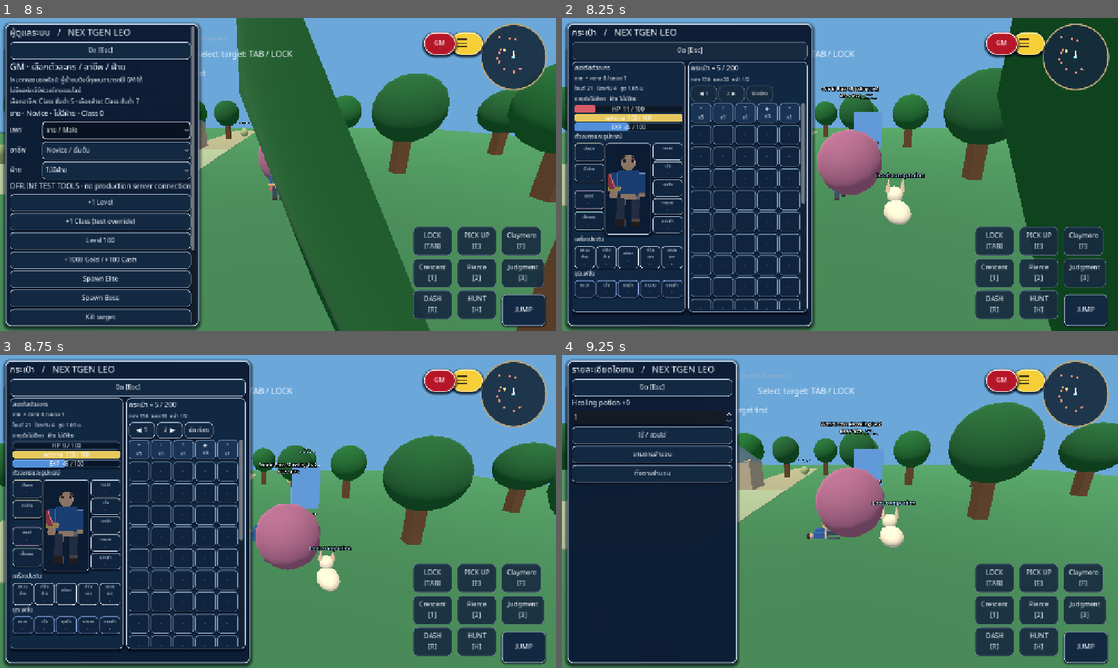
Above: before the commit, frames 1-4 (two rows, left to right).
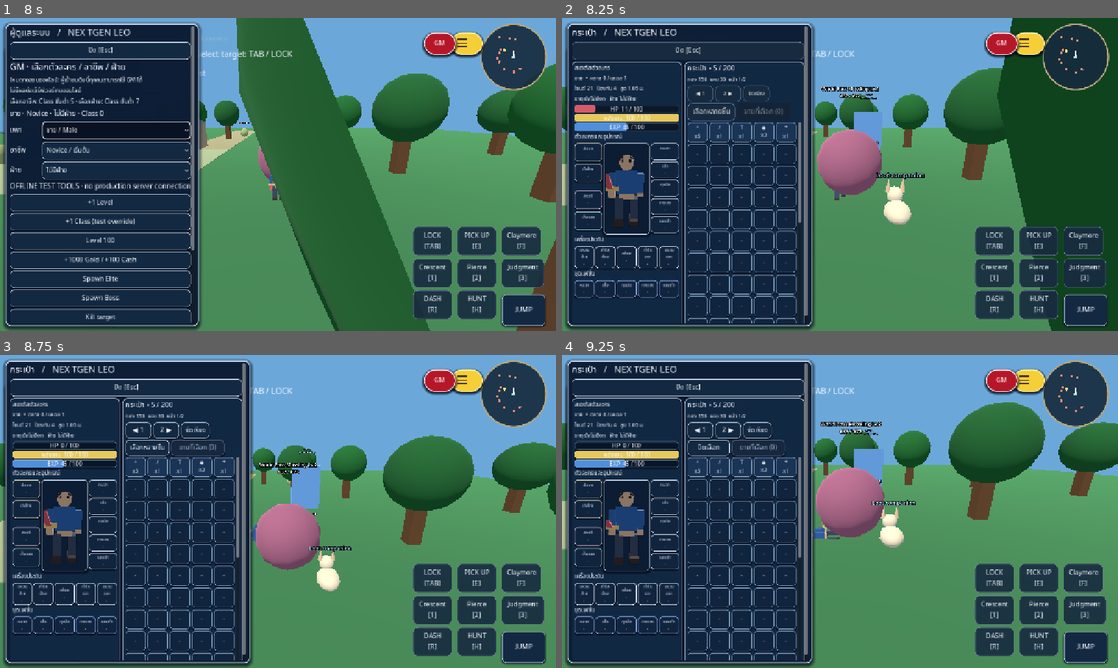
Above: after the commit, the same moments.

Repository: redfullmoon209-debug/NexTgenLeo
Game: Godot game, scene res://scenes/main.tscn
The game is run twice, just before and just after one commit, with the same random seed, the same clock (stepped at 60 frames per second) and the same inputs.
Inputs (mouse positions are in pixels of both pictures, inside the frame that each line leads up to):
- Up to frame 1 (8 s): click "GM" at 0.5 s; click "JUMP" at 1.25 s; tap Enter at 2 s; move the mouse to (400, 158) at 2.02 s; hold D 2.03-2.75 s; tap Tab at 2.1 s; click (400, 158) at 2.17 s; tap Space at 2.27, 5.27 s; drag from (166, 190) to (250, 237) at 2.77 s; move the mouse to (333, 105) at 3.52 s; hold D 3.53-4.25 s; tap 1 at 3.6 s; drag from (250, 237) to (111, 127) at 4.27 s; move the mouse to (444, 221) at 5.02 s; hold A 5.03-5.75 s; tap 3 at 5.1 s; drag from (111, 127) to (194, 96) at 5.77 s; move the mouse to (305, 174) at 6.52 s; hold S 6.53-7.25 s; tap H at 6.6 s; click (305, 174) at 6.67 s; drag from (194, 96) to (166, 190) at 7.27 s
- Up to frame 2 (8.25 s): move the mouse to (962, 158) at 8.02 s; hold W from 8.03 s (still down); tap B at 8.1 s
- Up to frame 3 (8.75 s): keep holding W; tap Space at 8.27 s
- Up to frame 4 (9.25 s): release W at 8.75 s; click (706, 448) at 8.75 s, where only the run after the commit has a clickable "เลือกหลายชิ้น"

Frame 1 is identical in both runs. In frame 2, 9.3% of the frame differs, in the area x 1-45%, y 2-98%; in frame 3, 9.5%; in frame 4, 22%, in the area x 1-46%, y 1-100%.

Commit message:
Add multi-select bag selling with confirmation and persistent auto-hunt preferences

Diff:
--- a/scripts/gameplay.gd
+++ b/scripts/gameplay.gd
@@ -38,6 +38,8 @@
 var gm_authorized := false
 var active_panel := ""
 var bag_page := 0
+var bag_bulk_mode := false
+var bag_bulk_selection: Dictionary = {}
 var bag_character_panel: PanelContainer
 var bag_inventory_panel: PanelContainer
 var bag_equipment_buttons: Array[Button] = []
@@ -73,6 +75,7 @@
 	_build_ui()
 	_build_avatar()
 	_build_zone()
+	_load_hunt_preferences()
 	GameState.appearance_changed.connect(_build_avatar)
 	GameState.progression_changed.connect(_build_avatar)
 	var saved: Array = GameState.location
@@ -987,13 +990,38 @@
 		auto_attack = false
 		auto_hunt = false
 
+func _load_hunt_preferences() -> void:
+	var saved: Variant = GameState.settings.get("auto_hunt_skills", [true, true, true])
+	if saved is Array and saved.size() == 3:
+		for i in range(3):
+			hunt_skills[i] = bool(saved[i])
+	hunt_radius = clampf(float(GameState.settings.get("auto_hunt_radius", 18.0)), 8.0, 40.0)
+
+func _save_hunt_preferences() -> void:
+	if network.active or network.connecting:
+		return
+	GameState.settings["auto_hunt_skills"] = hunt_skills.duplicate()
+	GameState.settings["auto_hunt_radius"] = hunt_radius
+	_save()
+
+func _select_hunt_skill(index: int, enabled: bool) -> void:
+	if index < 0 or index >= hunt_skills.size():
+		return
+	hunt_skills[index] = enabled
+	_save_hunt_preferences()
+
+func _select_hunt_radius(radius: float) -> void:
+	hunt_radius = clampf(radius, 8.0, 40.0)
+	_save_hunt_preferences()
+	_tell("บันทึกระยะล่าอัตโนมัติ %d เมตร" % int(hunt_radius))
+
 func _close_panel() -> void:
 	_close_player_dropdown()
 	panel.hide()
 	active_panel = ""
 
 func _thai_panel_name(name: String) -> String:
-	var names := {"Bag":"กระเป๋า", "Shop":"ร้านค้า", "Cash": …(293 unchanged characters)…
+	var names := {"BulkSellConfirm":"ยืนยันขายหลายชิ้น", "Bag":"กระเป๋า", "Shop":"ร้านค้า", "Cash": …(293 unchanged characters)…
 	return str(names.get(name, name))
 
 func _show_panel(name: String) -> void:
@@ -1023,6 +1051,7 @@
 		return
 	match name:
 		"Bag": _bag()
+		"BulkSellConfirm": _bag_bulk_confirm()
 		"Shop", "Cash": _shop(name == "Cash")
 		"Status": _status()
 		"Quest":
@@ -1048,10 +1077,10 @@
 				var check := CheckButton.new()
 				check.text = "Use " + str(GameState.skill_definition(i + 1).name)
 				check.button_pressed = hunt_skills[i]
-				check.toggled.connect(func(on): hunt_skills[index] = on)
+				check.toggled.connect(func(on): _select_hunt_skill(index, on))
 				menu.add_child(check)
 			for radius in [12.0, 20.0, 36.0]:
-				_button("Search radius %dm" % radius, func(): hunt_radius = radius, menu)
+				_button("ระยะค้นหา %d เมตร" % int(radius), func(): _select_hunt_radius(radius), menu)
 			_button("Start / stop Auto Hunt", func(): _action(7); _close_panel(), menu)
 		"Skills":
 			_skills_panel()
@@ -1166,6 +1195,8 @@
 
 func _bag() -> void:
 	bag_status_bars.clear()
+	if not bag_bulk_mode:
+		bag_bulk_selection.clear()
 	bag_equipment_buttons.clear()
 	bag_slot_regions.clear()
 	var wide := panel.size.x >= 550.0
@@ -1288,10 +1319,23 @@
 	inventory_column.add_child(actions)
 	var first_page := _button("◀ 1", func(): bag_page = 0; _close_panel(); _show_panel("Bag"), actions)
 	var second_page := _button("2 ▶", func(): bag_page = 1; _close_panel(); _show_panel("Bag"), actions)
-	var sort_button := _button("จัดเรียง", func(): GameState.inventory.sort_custom(func(a,b): return str(a.id) < str(b.id)); _close_panel(); _show_panel("Bag"), actions)
+	var sort_button := _button("จัดเรียง", func(): bag_bulk_selection.clear(); GameState.inventory.sort_custom(func(a,b): return str(a.id) < str(b.id)); _close_panel(); _show_panel("Bag"), actions)
 	for button in [first_page, second_page, sort_button]:
 		button.custom_minimum_size = Vector2(60, 32)
 		button.add_theme_font_size_override("font_size", 12)
+	# The selection row is separate to avoid crowding the five-column grid.
+	var bulk_actions := HBoxContainer.new()
+	bulk_actions.name = "BulkSellActions"
+	bulk_actions.add_theme_constant_override("separation", 4)
+	inventory_column.add_child(bulk_actions)
+	var toggle_bulk := _button("ปิดเลือก" if bag_bulk_mode else "เลือกหลายชิ้น", func(): _toggle_bulk_mode(), bulk_actions)
+	toggle_bulk.name = "BulkSelectionToggle"
+	toggle_bulk.custom_minimum_size = Vector2(98, 32)
+	var selected_count := bag_bulk_selection.size()
+	var bulk_sell := _button("ขายที่เลือก (%d)" % selected_count, func(): _bag_bulk_confirm_open(), bulk_actions)
+	bulk_sell.name = "BulkSaleButton"
+	bulk_sell.custom_minimum_size = Vector2(123, 32)
+	bulk_sell.disabled = not bag_bulk_mode or selected_count == 0
 	var inventory_scroll := ScrollContainer.new()
 	inventory_scroll.name = "BagSlotsScroll"
 	inventory_scroll.horizontal_scroll_mode = ScrollContainer.SCROLL_MODE_DISABLED
@@ -1313,7 +1357,15 @@
 			var item: Dictionary = GameState.balance.items.get(slot.id, {})
 			slot_text = "%s\nx%d" % [str(item.get("icon", "◆")), int(slot.count)]
 			item_tip = "%s ×%d" % [str(item.get("name", slot.id)), int(slot.count)]
-		var button := _button(slot_text, func(): _item_menu(index), bag_slot_grid)
+		if bag_bulk_mode and bag_bulk_selection.has(index):
+			slot_text = "✓ " + slot_text
+		var button := _button(slot_text, func():
+			if bag_bulk_mode:
+				_toggle_bulk_item(index)
+			else:
+				_item_menu(index)
+		, bag_slot_grid)
+		button.name = "InventorySlot%d" % index
 		button.custom_minimum_size = Vector2(47, 46)
 		button.tooltip_text = item_tip
 		button.add_theme_font_size_override("font_size", 12)
@@ -1321,6 +1373,57 @@
 		button.add_theme_stylebox_override("normal", _equipment_slot_style(Color("7693b2"), index < GameState.inventory.size()))
 		button.add_theme_stylebox_override("hover", _equipment_slot_style(Color("b8cde6"), true, true))
 		button.add_theme_stylebox_override("pressed", _equipment_slot_style(Color("dbe8f7"), true, true))
+
+func _toggle_bulk_mode() -> void:
+	bag_bulk_mode = not bag_bulk_mode
+	bag_bulk_selection.clear()
+	_close_panel()
+	_show_panel("Bag")
+
+func _toggle_bulk_item(index: int) -> void:
+	if not bag_bulk_mode or index < 0 or index >= GameState.inventory.size():
+		return
+	if bag_bulk_selection.has(index):
+		bag_bulk_selection.erase(index)
+	else:
+		bag_bulk_selection[index] = int(GameState.inventory[index].count)
+	_close_panel()
+	_show_panel("Bag")
+
+func _bag_bulk_confirm_open() -> void:
+	if bag_bulk_selection.is_empty():
+		_tell("เลือกไอเทมที่จะขายก่อน")
+		return
+	_show_panel("BulkSellConfirm")
+
+func _bag_bulk_confirm() -> void:
+	var total := 0
+	var names: Array[String] = []
+	for key in bag_bulk_selection:
+		var index: int = int(key)
+		if index < 0 or index >= GameState.inventory.size():
+			_tell("กระเป๋าเปลี่ยนแล้ว กรุณาเลือกใหม่")
+			bag_bulk_selection.clear()
+			_close_panel()
+			return
+		var stack: Dictionary = GameState.inventory[index]
+		var amount: int = int(bag_bulk_selection[key])
+		var definition: Dictionary = GameState.balance.items.get(str(stack.id), {})
+		total += int(definition.get("sell", 0)) * amount
+		names.append("%s ×%d" % [str(definition.get("name", stack.id)), amount])
+	menu.add_child(_label("ขายไอเทมที่เลือก %d ช่อง\n%s\nรับเงินรวม %d Gold" % [bag_bulk_selection.size(), "\n".join(names), total], 14))
+	_button("ยืนยันขายทั้งหมด", func():
+		var amount: int = GameState.sell_many(bag_bulk_selection)
+		if amount >= 0:
+			_tell("ขายสำเร็จ ได้รับ %d Gold" % amount)
+			bag_bulk_mode = false
+			bag_bulk_selection.clear()
+		else:
+			_tell("ขายไม่สำเร็จ กระเป๋าอาจเปลี่ยนแล้ว")
+		_close_panel()
+		_show_panel("Bag")
+	, menu)
+	_button("กลับไปกระเป๋า", func(): _close_panel(); _show_panel("Bag"), menu)
 
 func _item_menu(index: int) -> void:
 	if index >= GameState.inventory.size():
